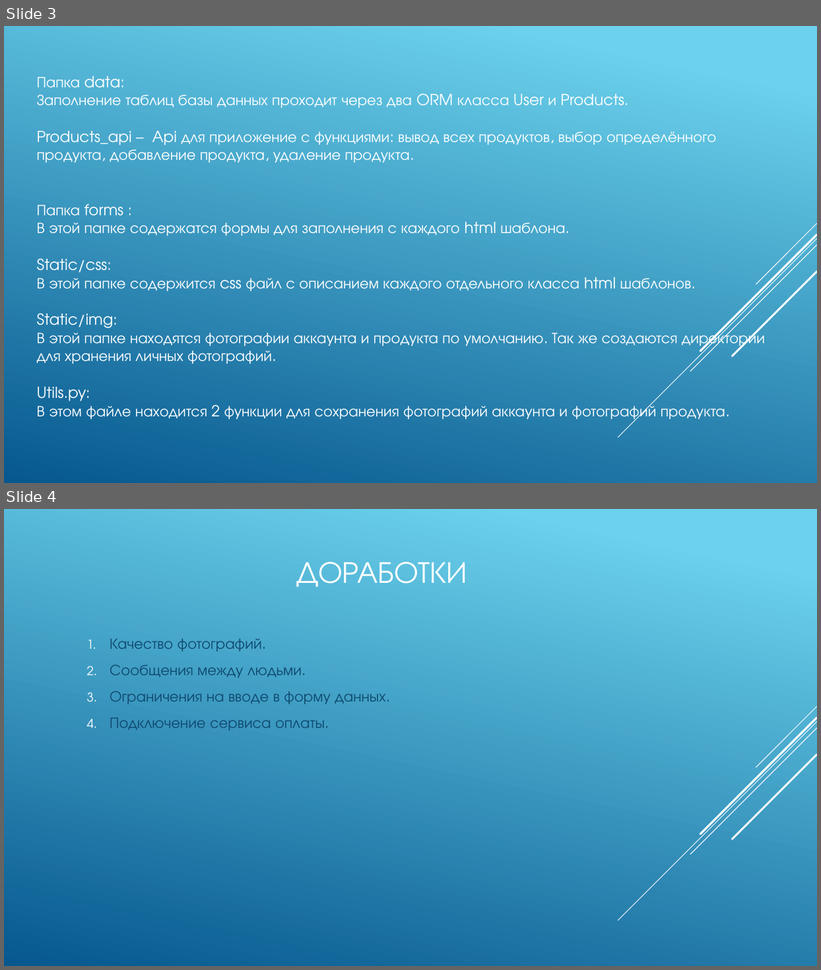
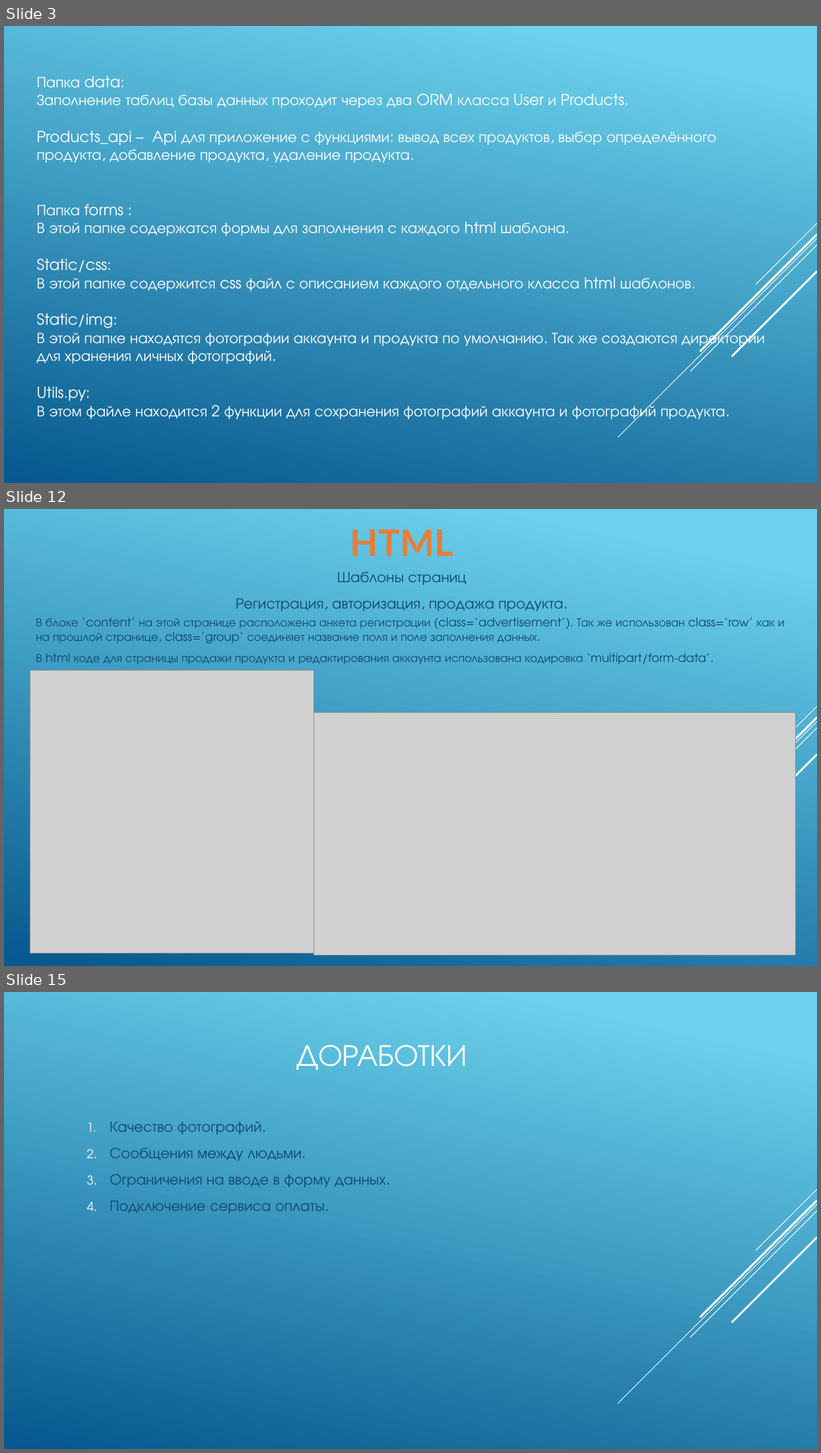
Before and after one commit to IlyaLyamin/buynet, a slide deck: Презентация и описание/описание/проект.pptx. Shown one above the other, each under a label of ours: slides 3 and 4 before the commit, slides 3, 12 and 15 after it; the slides between them are not shown. The pictures are 821x970 and 821x1453 pixels, drawn with LibreOffice and Linux fonts; fonts in the diff are those of the drawing; grey boxes stand for pictures. Boxes give left, top, right and bottom in pixels: in the first picture for what was removed or moved away, otherwise in the second. Text is boxed around its words. In the diff, an @@ line names an element or a change of style, - is before the commit and + after.

```diff
--- a/Презентация и описание/описание/проект.pptx
+++ b/Презентация и описание/описание/проект.pptx
@@ slide 12 added at (4, 509, 817, 966), background gradient #6ED2EB to #06588E; not listed: 5 template elements that a slide beside it also shows @@
@@ text added at (350, 529, 453, 556), 42.9 pt, text #E87D37, bold @@
+HTML
@@ text added at (236, 572, 563, 611), 18 pt, text #0F496F @@
+Шаблоны страниц
+Регистрация, авторизация, продажа продукта.
@@ text added at (36, 618, 785, 665), 14 pt, text #0F496F @@
+В блоке ‘content’ на этой странице расположена анкета регистрации (class=‘advertisement’). Так же использован class=‘row’ как и на прошлой странице, class=’group’ соединяет название поля и поле заполнения данных.
+В html коде для страницы продажи продукта и редактирования аккаунта использована кодировка ‘multipart/form-data’.
@@ picture added at (30, 670, 314, 954) @@
@@ picture added at (314, 713, 797, 956) @@
@@ what was slide 4 is now slide 15 @@
```
Also in this commit, not shown: 10 other slides added, 1 other file.
